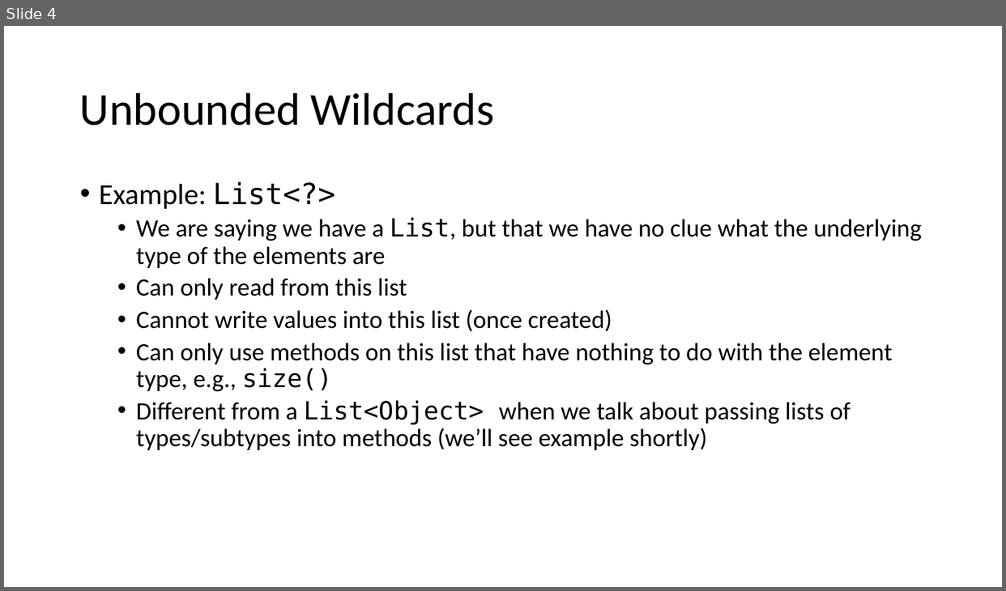
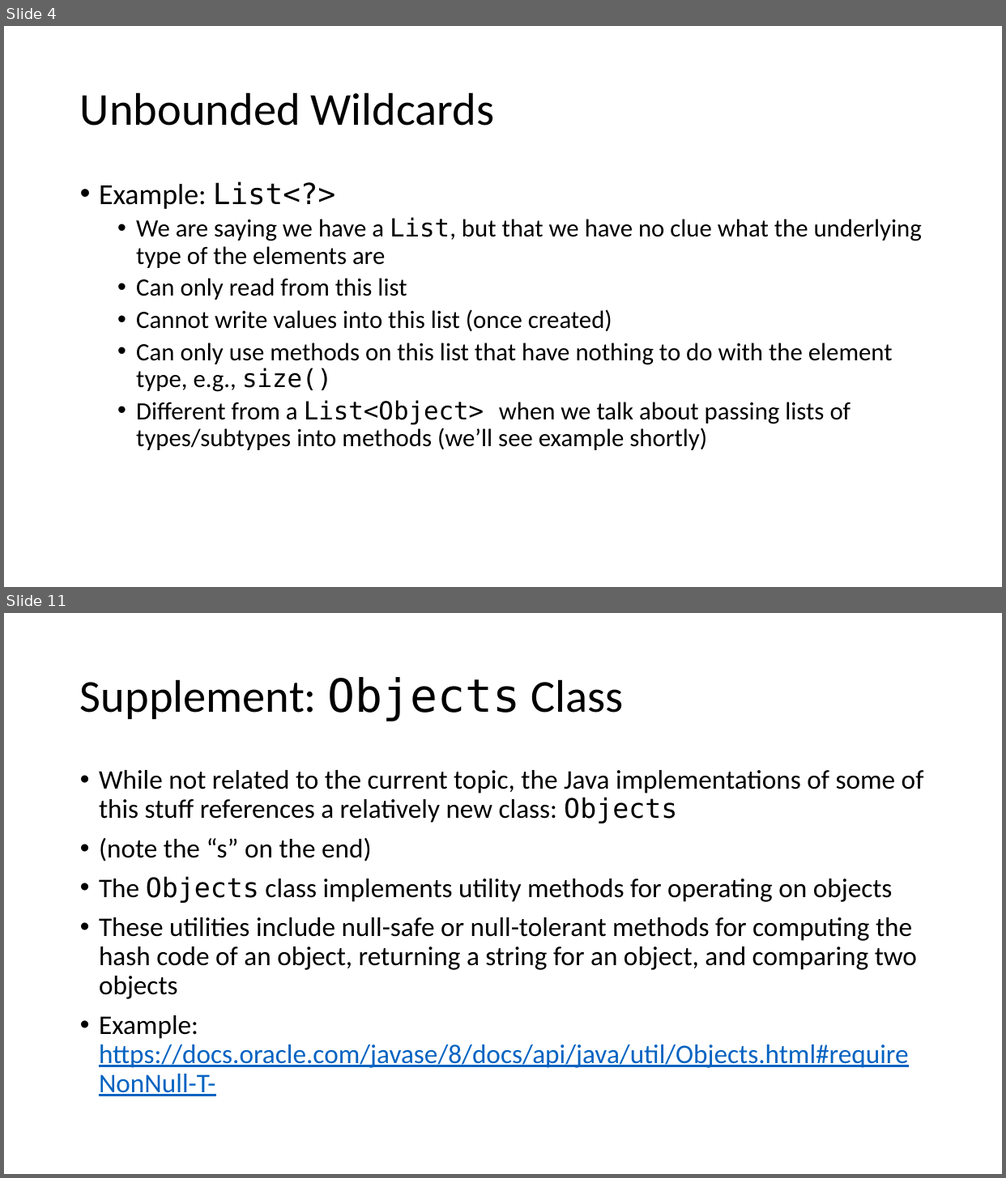
Before and after one commit to jpuopolo-wit/comp1050-lectures, a slide deck: generics-wildcards.pptx. Shown one above the other, each under a label of ours: slide 4 before the commit, slides 4 and 11 after it; the slides between them are not shown. The pictures are 1006x591 and 1006x1178 pixels, drawn with LibreOffice and Linux fonts; fonts in the diff are those of the drawing. Boxes give left, top, right and bottom in pixels: in the first picture for what was removed or moved away, otherwise in the second. Text is boxed around its words. In the diff, an @@ line names an element or a change of style, - is before the commit and + after.

```diff
--- a/generics-wildcards.pptx
+++ b/generics-wildcards.pptx
@@ slide 11 added at (4,613,1002,1174), background #FFFFFF @@
@@ title added at (80,677,623,722), 44 pt, text #000000 @@
+Supplement: Objects Class
@@ text added at (99,770,924,1097), 25.9 pt, text #000000 @@
+• While not related to the current topic, the Java implementations of some of this stuff references a relatively new class: Objects
+• (note the “s” on the end)
+• The Objects class implements utility methods for operating on objects
+• These utilities include null-safe or null-tolerant methods for computing the hash code of an object, returning a string for an object, and comparing two objects
+• Example: https://docs.oracle.com/javase/8/docs/api/java/util/Objects.html#requireNonNull-T-
```
Also in this commit, not shown: 6 other slides added.
